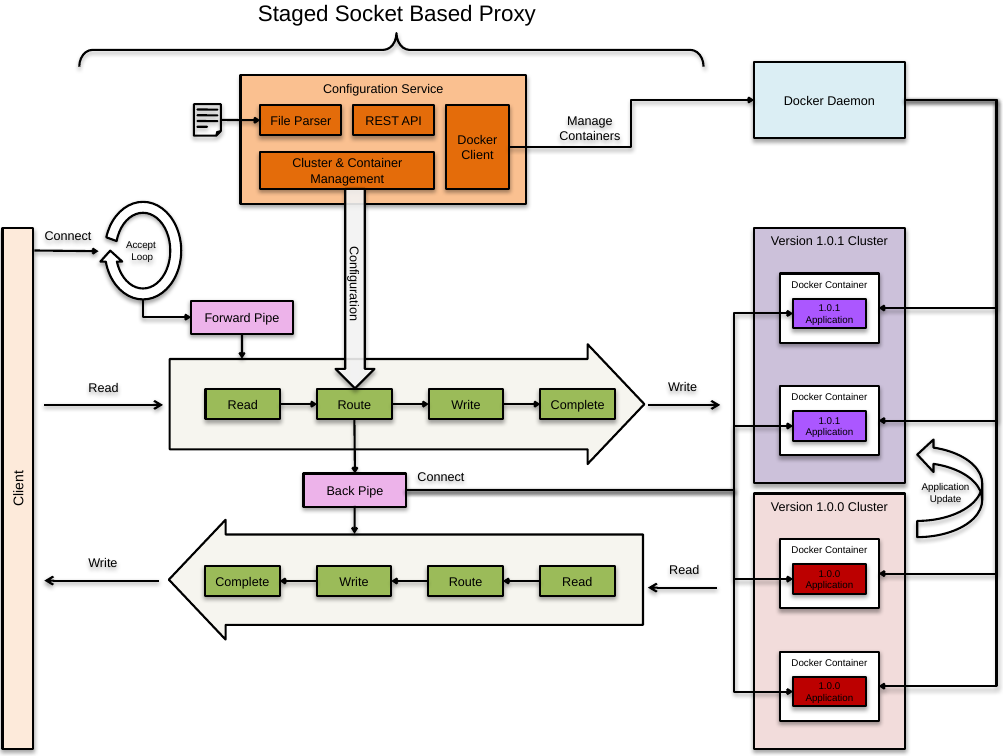
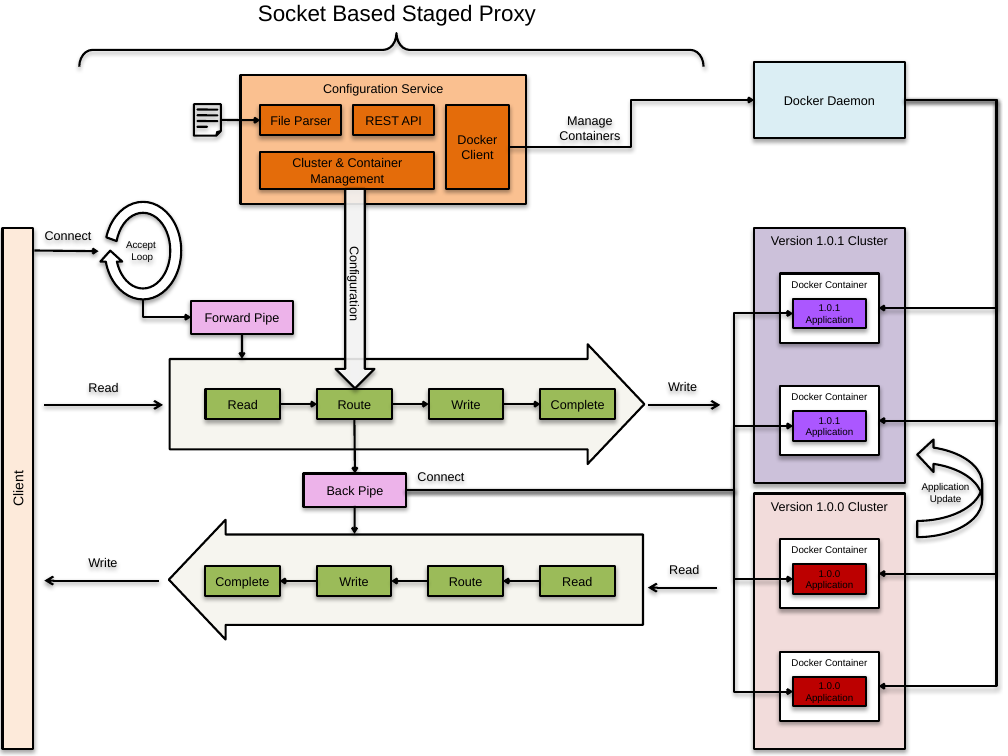
Before and after one commit to samirabloom/dynamic-software-update, a slide deck: slide 4 of report/overview_diagrams_31_Aug_23_13.pptx. Drawn at 1008x756 pixels with LibreOffice and Linux fonts; fonts in the diff are those of the drawing. Boxes give left, top, right and bottom in pixels: in the first picture for what was removed or moved away, otherwise in the second. Text is boxed around its words. In the diff, an @@ line names an element or a change of style, - is before the commit and + after.

```diff
--- a/report/overview_diagrams_31_Aug_23_13.pptx
+++ b/report/overview_diagrams_31_Aug_23_13.pptx
@@ text at <box>258,4,536,26</box>: text changed @@
-Staged Socket Based Proxy
+Socket Based Staged Proxy
```
Also in this commit, not shown: 2 other slides changed, 3 other files.
